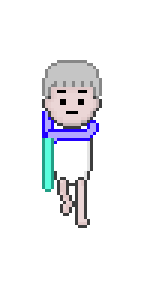
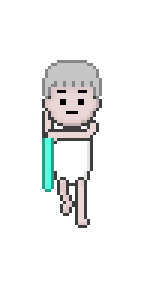
Layers edited between the first and the second 144×288 image:
removed layer "그룹 1 복사" over [42, 111, 99, 144]
renamed "레이어 47 복사" to "레이어 47 복사 3", showed it, moved it above "레이어 47 복사 2", painted on it over [42, 111, 99, 144]
hid "레이어 47 복사 2" over [42, 111, 99, 144]
